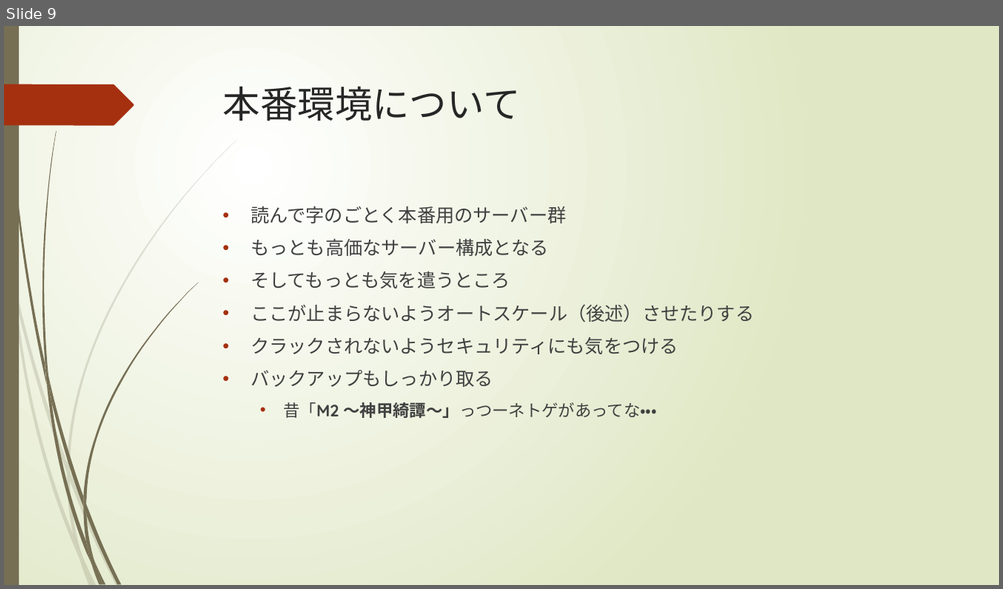
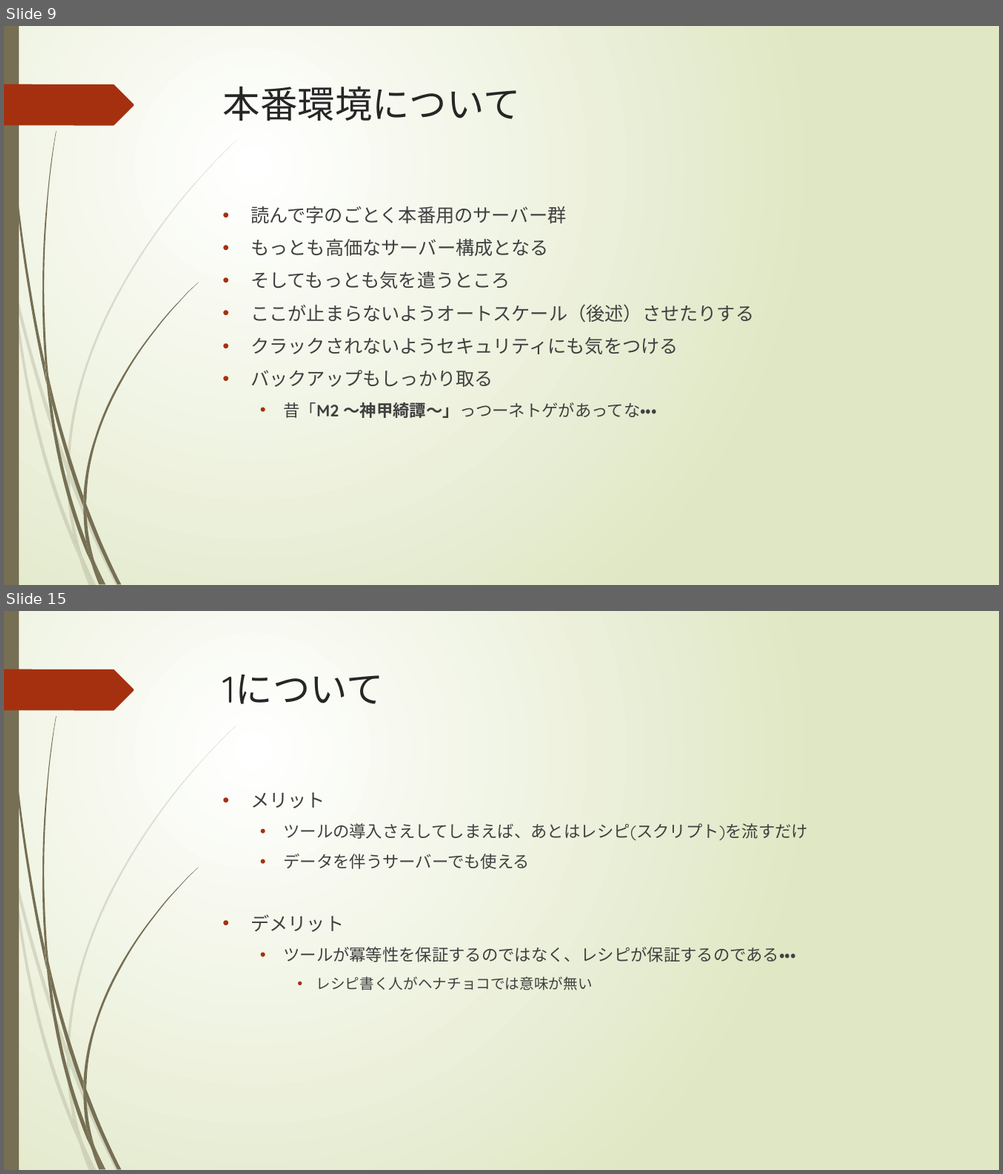
Before and after one commit to gallu/SchoolGameServer, a slide deck: Lessons/lesson9/docs/Lesson9.pptx. Shown one above the other, each under a label of ours: slide 9 before the commit, slides 9 and 15 after it; the slides between them are not shown. The pictures are 1003x589 and 1003x1174 pixels, drawn with LibreOffice and Linux fonts; fonts in the diff are those of the drawing. Boxes give left, top, right and bottom in pixels: in the first picture for what was removed or moved away, otherwise in the second. Text is boxed around its words. In the diff, an @@ line names an element or a change of style, - is before the commit and + after.

```diff
--- a/Lessons/lesson9/docs/Lesson9.pptx
+++ b/Lessons/lesson9/docs/Lesson9.pptx
@@ slide 15 added at (4,611,999,1170), background gradient #FFFFFF to #DFE8C4; not listed: 24 template elements that a slide beside it also shows @@
@@ title added at (223,674,384,704), 36 pt, text #262626 @@
+1について
@@ text added at (250,792,808,991), 16 pt, text #404040 @@
+• メリット
+  • ツールの導入さえしてしまえば、あとはレシピ(スクリプト)を流すだけ
+  • データを伴うサーバーでも使える
+• デメリット
+  • ツールが冪等性を保証するのではなく、レシピが保証するのである・・・
+    • レシピ書く人がヘナチョコでは意味が無い
```
Also in this commit, not shown: 1 slide changed, 8 other slides added.
